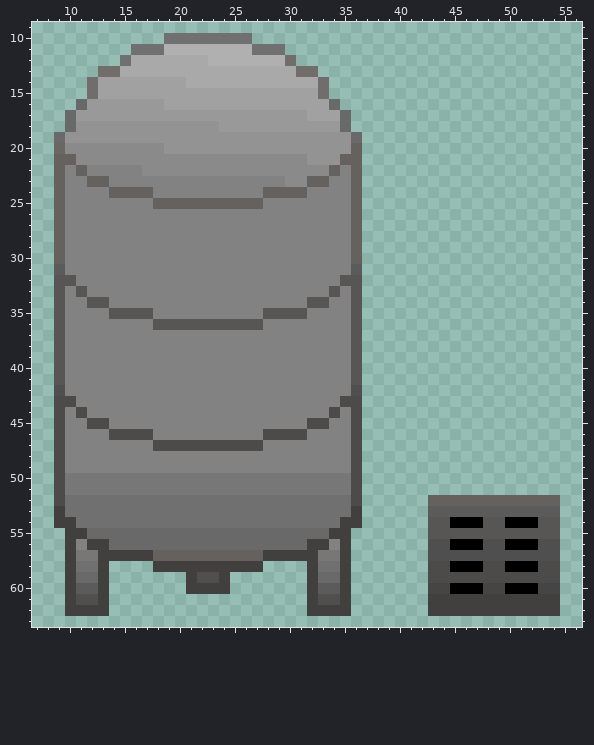
A pixel-art sprite gets an edit: Code/images/silo.png. Above: the version before the commit.
The file is 256x256 pixels, drawn in blocks of 4x4; one block is one cell here. Colours within 5 levels of each other are drawn and written as one. Shown: x 7..56, y 9..63.
The same view after the edit:
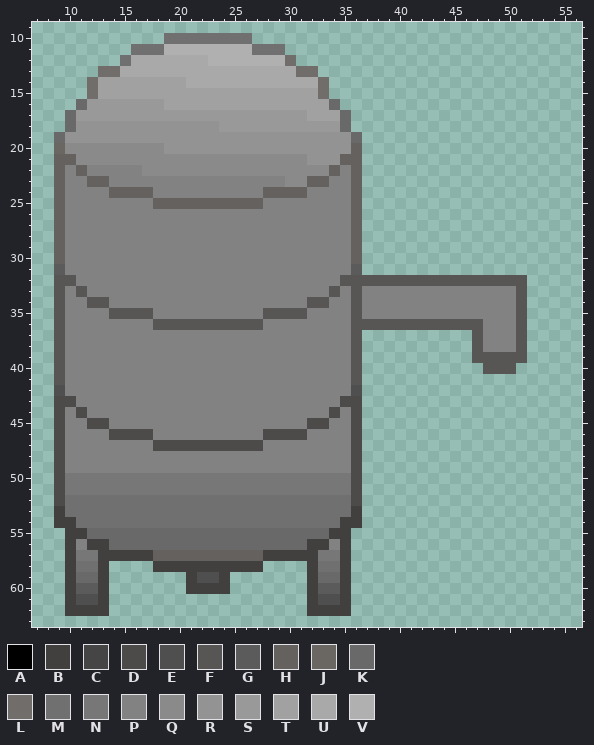
Palette (. is transparent): A #000000  B #41403f  C #454545  D #4c4b49  E #4f4f4f  F #585654  G #5b5b5b  H #64615e  J #6a6763  K #696969  L #716d6a  M #707070  N #777777  P #828282  Q #8a8a8a  R #939393  S #999999  T #a1a1a1  U #a9a9a9  V #b0b0b0
The exact change:
The edit adds colour F in row 32 at x 37 to 51; in rows 33 to 35 at x 51; in row 36 at x 37 to 47 and 51; in rows 37 to 38 at x 47 and 51; in row 39 at x 47 to 51; in row 40 at x 48 to 50.
The edit adds colour P in rows 33 to 35 at x 37 to 50; in rows 36 to 38 at x 48 to 50.
The author cleared colour A in row 54 at x 45 to 47 and 50 to 52; in row 56 at x 45 to 47 and 50 to 52; in row 58 at x 45 to 47 and 50 to 52; in row 60 at x 45 to 47 and 50 to 52.
The author cleared colour B in rows 61 to 62 at x 43 to 54.
The author cleared colour C in row 60 at x 43 to 44, 48 to 49 and 53 to 54.
The author cleared colour D in row 58 at x 43 to 44, 48 to 49 and 53 to 54; in row 59 at x 43 to 54.
The author cleared colour E in row 56 at x 43 to 44, 48 to 49 and 53 to 54; in row 57 at x 43 to 54.
The author cleared colour F in row 54 at x 43 to 44, 48 to 49 and 53 to 54; in row 55 at x 43 to 54.
The author cleared colour G in row 53 at x 43 to 54.
The author cleared colour H in row 52 at x 43 to 54.
Boxes around the changes in both pictures, in picture pixels (x1, y1, x2, y2):
added: (362, 275, 527, 374)
erased: (428, 495, 560, 616)
